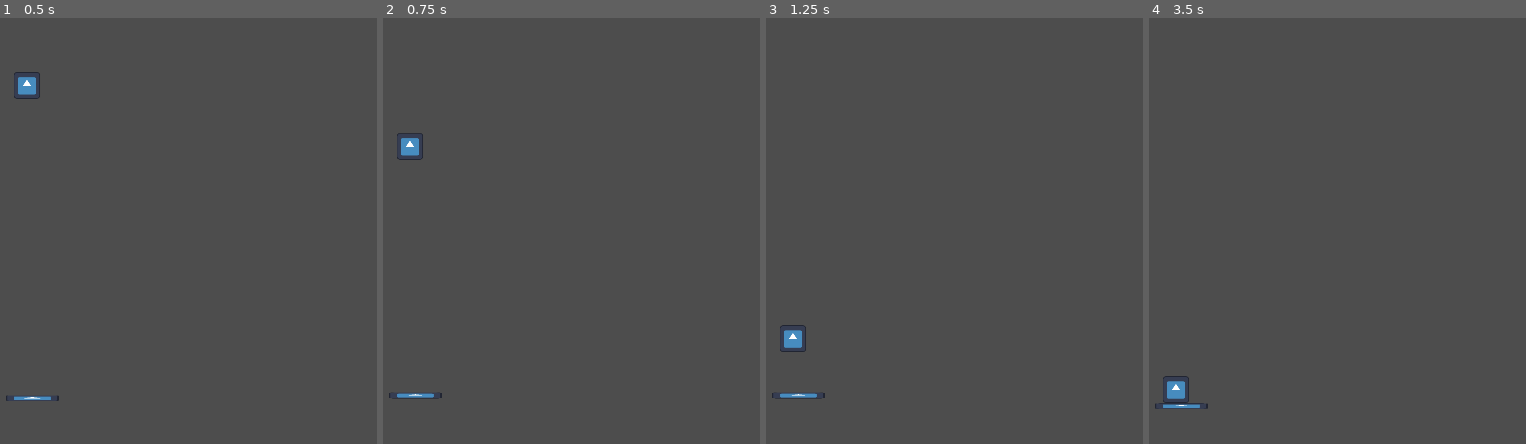
Above: before the commit, frames 1-4 (left to right).
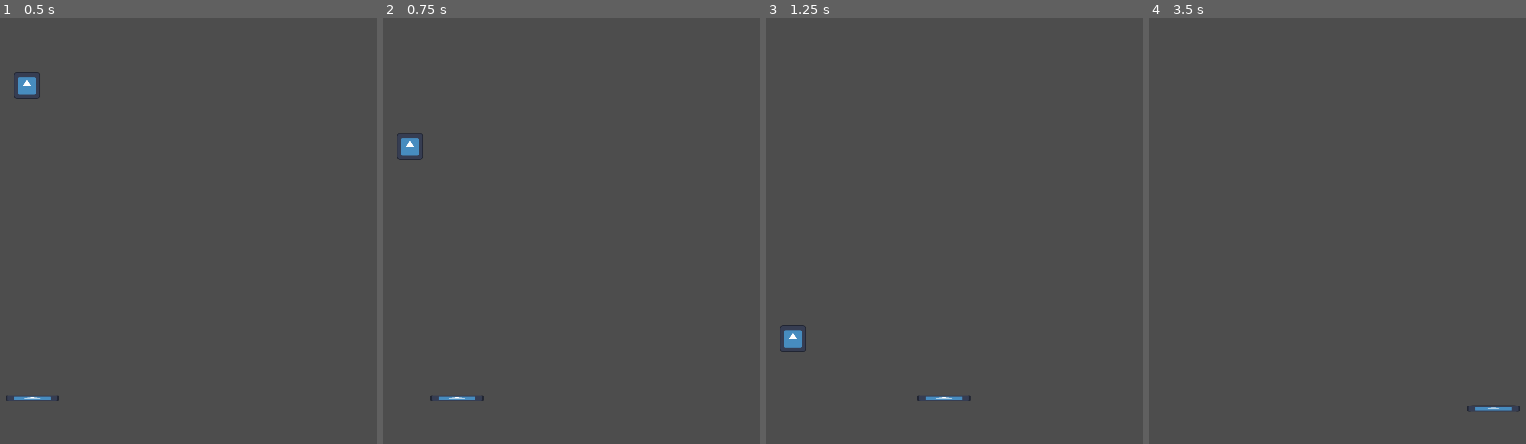
Above: after the commit, the same moments.

Repository: LuK4s09/BalanceBots
Game: Godot game, scene res://main.tscn
Same seed, same stepped clock (60 frames per second), same inputs: the game is played once before the commit and once after it. The engine's default icon, where the game draws it, is replaced by a stand-in: a white triangle on a blue panel in a dark square.
Inputs:
- Up to frame 1 (0.5 s): no input
- Up to frame 2 (0.75 s): tap Enter (ui_accept) at 0.5 s; hold D (right) from 0.53 s (still down); hold Enter (ui_accept) from 0.53 s (still down)
- Up to frame 3 (1.25 s): keep holding D (right); keep holding Enter (ui_accept)
- Up to frame 4 (3.5 s): release D (right) at 1.28 s; release Enter (ui_accept) at 1.28 s; hold S (down) 1.28-2.03 s; tap Enter (ui_accept) at 1.35, 1.52, 1.82, 2.85, 3.02, 3.32 s; hold D (right) 2.03-2.78 s; hold Enter (ui_accept) 2.03-2.78 s; hold W (up) from 2.78 s (still down)

Frame 1 is identical in both runs. In frame 2, 0.2% of the frame differs, in the area x 1-27%, y 88-90%; in frame 3, 0.3%; in frame 4, 0.5%, in the area x 1-99%, y 84-93%.

Commit message:
Update Bot.gd

Diff:
--- a/Bot.gd
+++ b/Bot.gd
@@ -1,31 +1,13 @@
 extends CharacterBody2D
 
 var JUMP_SPEED = 100
-var SPEED = 800.0
+var SPEED = 500.0
 var min_y_position = 970
 
+func get_input():
+	var input_direction = Input.get_vector("left", "right", "up", "down")
+	velocity = input_direction * SPEED
+
 func _physics_process(delta):
-	velocity.x = 0
-	velocity.y = 0
-	#Input for left & right movement
-	if Input.is_action_pressed("ui_left"):
-		velocity.x -= SPEED
-	if Input.is_action_pressed("ui_right"):
-		velocity.x += SPEED
-
-
-	# min height
-	if position.y > min_y_position:
-		position.y = min_y_position
-
-	#Jump-Ability
-	if Input.is_action_pressed("ui_accept"):
-		velocity.y -= JUMP_SPEED
-
+	get_input()
 	move_and_slide()
-
-
-
-
-func _on_package_body_entered(body):
-	pass
